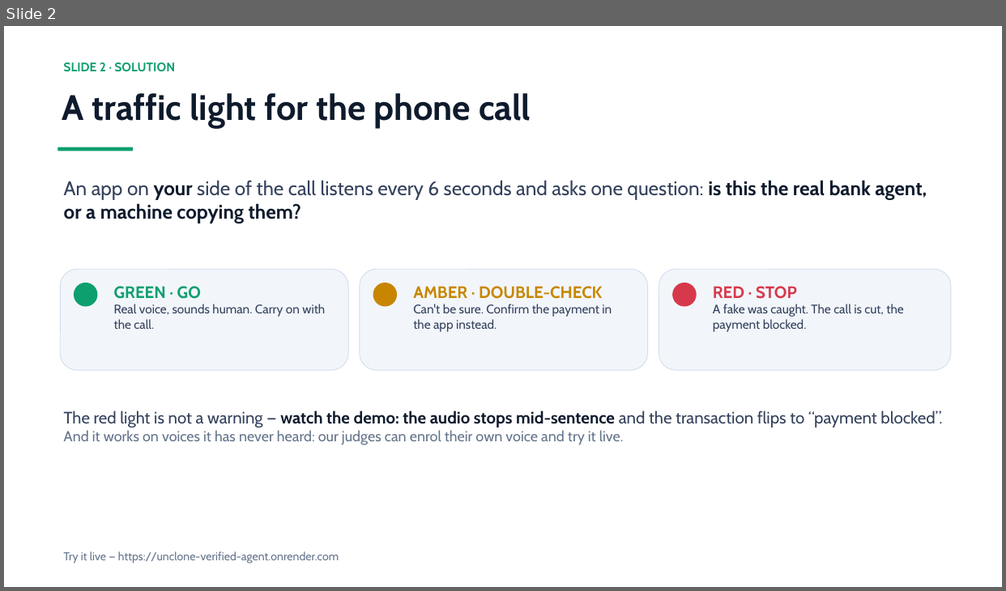
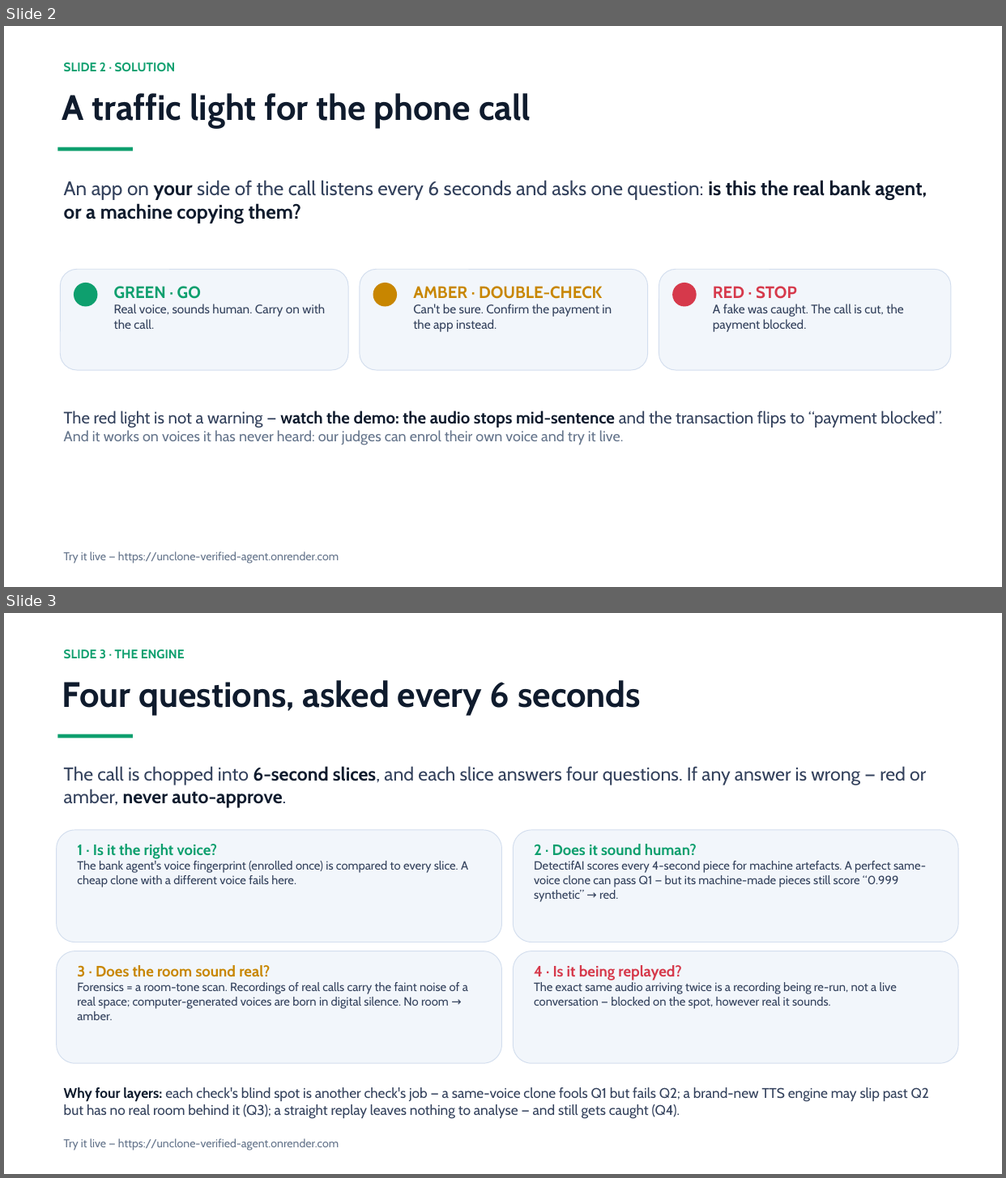
Before and after one commit to Lion4467cat/verified-agent-badge, a slide deck: UNCLONE-day2-deck.pptx. Shown one above the other, each under a label of ours: slide 2 before the commit, slides 2 and 3 after it. The pictures are 1006x591 and 1006x1178 pixels, drawn with LibreOffice and Linux fonts; fonts in the diff are those of the drawing. Boxes give left, top, right and bottom in pixels: in the first picture for what was removed or moved away, otherwise in the second. Text is boxed around its words. In the diff, an @@ line names an element or a change of style, - is before the commit and + after.

```diff
--- a/UNCLONE-day2-deck.pptx
+++ b/UNCLONE-day2-deck.pptx
@@ slide 3 added at bbox=[4, 613, 1002, 1174], background #FFFFFF @@
@@ text added at bbox=[64, 649, 185, 658], 12 pt, text #0E9F6E, bold @@
+SLIDE 3 · THE ENGINE
@@ text added at bbox=[62, 680, 641, 715], 34 pt, text #0F1B2D, bold @@
+Four questions, asked every 6 seconds
@@ rectangle added at bbox=[58, 735, 133, 738], fill #0E9F6E @@
@@ text added at bbox=[64, 766, 926, 808], 18 pt, text #33415C @@
+The call is chopped into 6-second slices, and each slice answers four questions. If any answer is wrong — red or amber, never auto-approve.
@@ rounded rectangle added at bbox=[57, 830, 502, 943], fill #F2F6FB, outline #D3DEEE 0.75 pt @@
@@ rounded rectangle added at bbox=[513, 830, 958, 943], fill #F2F6FB, outline #D3DEEE 0.75 pt @@
@@ text added at bbox=[77, 844, 468, 888], 11.5 pt, text #33415C @@
+1 · Is it the right voice?
+The bank agent's voice fingerprint (enrolled once) is compared to every slice. A cheap clone with a different voice fails here.
@@ text added at bbox=[534, 844, 926, 902], 11.5 pt, text #33415C @@
+2 · Does it sound human?
+DetectifAI scores every 4-second piece for machine artefacts. A perfect same-voice clone can pass Q1 — but its machine-made pieces still score “0.999 synthetic” → red.
@@ rounded rectangle added at bbox=[57, 952, 502, 1063], fill #F2F6FB, outline #D3DEEE 0.75 pt @@
@@ rounded rectangle added at bbox=[513, 952, 958, 1063], fill #F2F6FB, outline #D3DEEE 0.75 pt @@
@@ text added at bbox=[77, 965, 468, 1020], 11.5 pt, text #33415C @@
+3 · Does the room sound real?
+Forensics = a room-tone scan. Recordings of real calls carry the faint noise of a real space; computer-generated voices are born in digital silence. No room → amber.
@@ text added at bbox=[534, 965, 897, 1009], 11.5 pt, text #33415C @@
+4 · Is it being replayed?
+The exact same audio arriving twice is a recording being re-run, not a live conversation — blocked on the spot, however real it sounds.
@@ text added at bbox=[64, 1088, 929, 1118], 13.5 pt, text #33415C @@
+Why four layers: each check's blind spot is another check's job — a same-voice clone fools Q1 but fails Q2; a brand-new TTS engine may slip past Q2 but has no real room behind it (Q3); a straight replay leaves nothing to analyse — and still gets caught (Q4).
@@ text added at bbox=[64, 1139, 339, 1151], 11 pt, text #64748B @@
+Try it live — https://unclone-verified-agent.onrender.com
```
Also in this commit, not shown: 1 slide removed.
